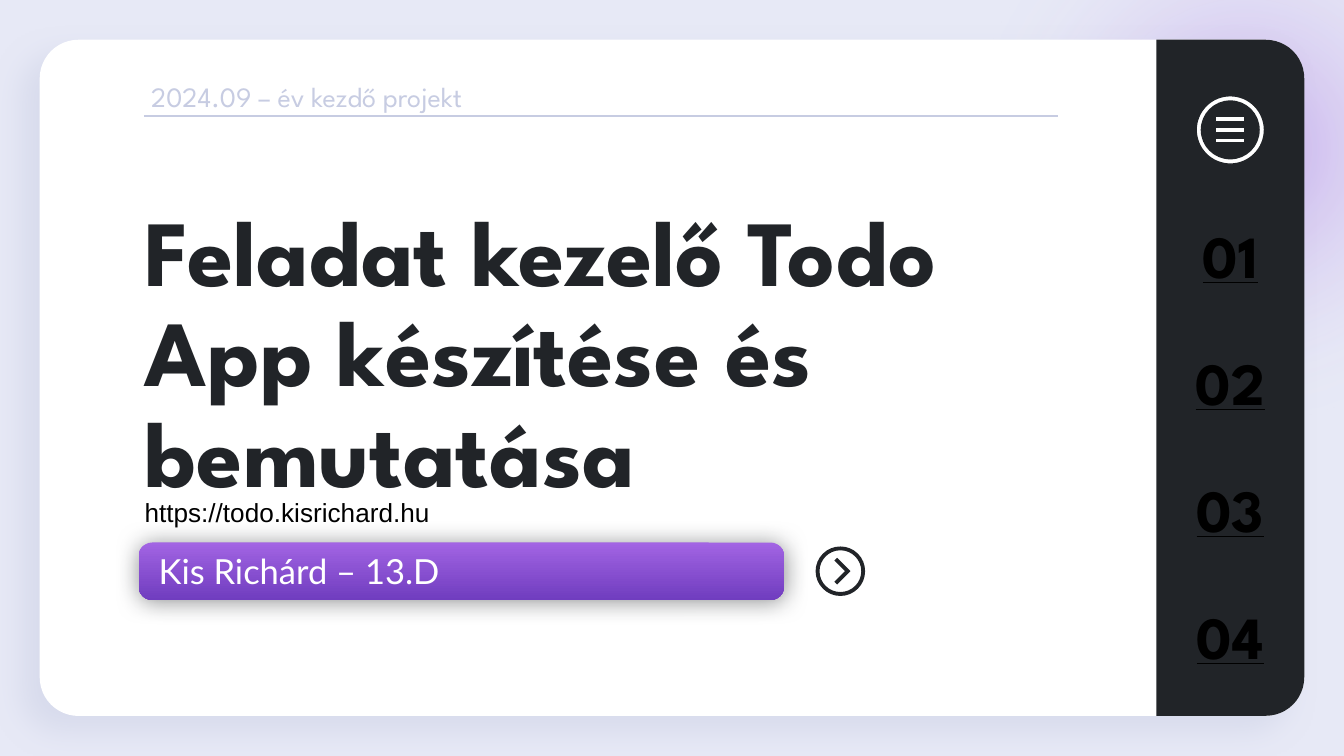
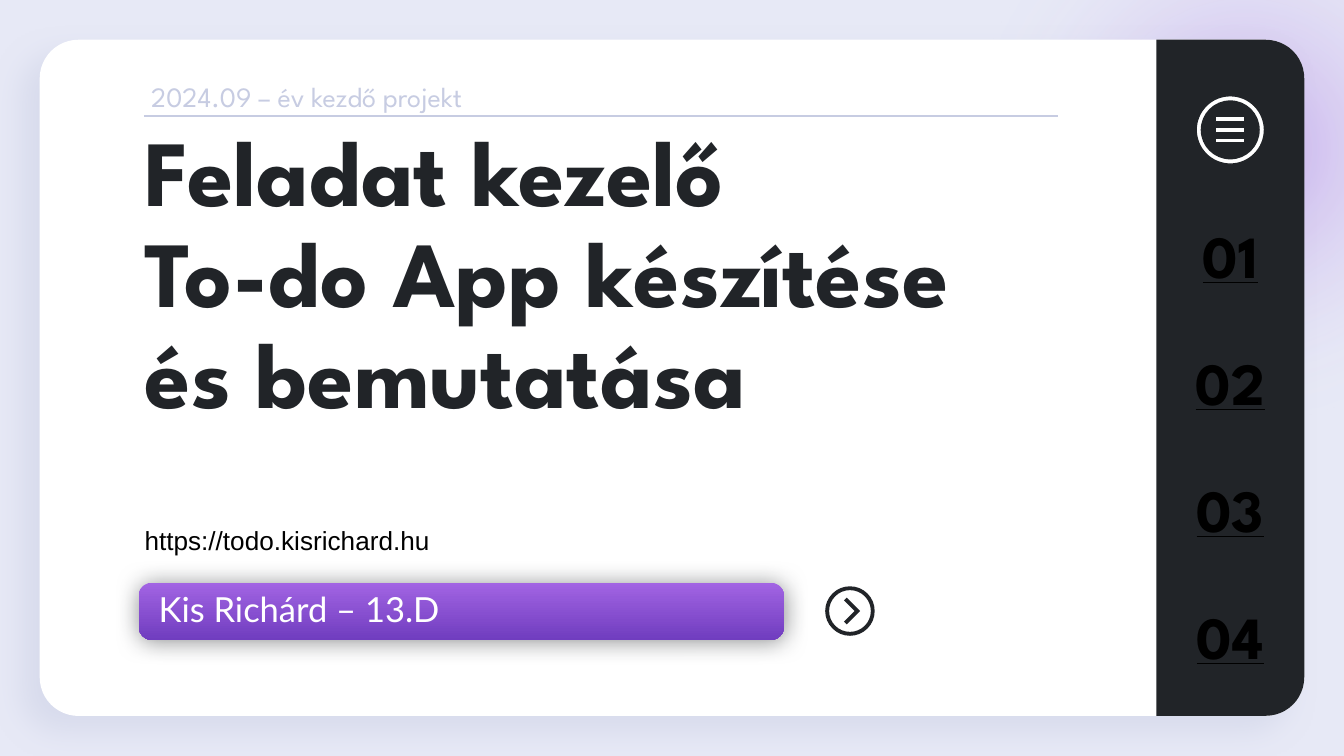
Before and after one commit to DrDevoo/ToDoApp_NextJS, a slide deck: slide 1 of Documents/ToDoApp Bemutató.pptx. Drawn at 1344x756 pixels with LibreOffice and Linux fonts; fonts in the diff are those of the drawing. Boxes give left, top, right and bottom in pixels: in the first picture for what was removed or moved away, otherwise in the second. Text is boxed around its words. In the diff, an @@ line names an element or a change of style, - is before the commit and + after.

```diff
--- a/Documents/ToDoApp Bemutató.pptx
+++ b/Documents/ToDoApp Bemutató.pptx
@@ title at <box>145,112,949,409</box>: text changed @@
-Feladat kezelő Todo App készítése és bemutatása
+Feladat kezelő
+To-do App készítése és bemutatása
@@ text "https://todo.kisrichard.hu": place and size @@
-text "https://todo.kisrichard.hu" at <box>145,503,430,528</box>
+text "https://todo.kisrichard.hu" at <box>145,531,430,556</box>
@@ subtitle "Kis Richárd – 13.D": place and size @@
-subtitle "Kis Richárd – 13.D" at <box>159,558,439,584</box>
+subtitle "Kis Richárd – 13.D" at <box>159,596,439,622</box>
@@ rounded rectangle: place and size @@
-rounded rectangle at <box>138,543,784,601</box>
+rounded rectangle at <box>138,582,784,640</box>
@@ freeform shape: place and size @@
-freeform shape at <box>816,547,866,597</box>
+freeform shape at <box>825,586,875,636</box>
```
Also in this commit, not shown: 2 other slides changed, 1 slide added, 1 slide removed.
